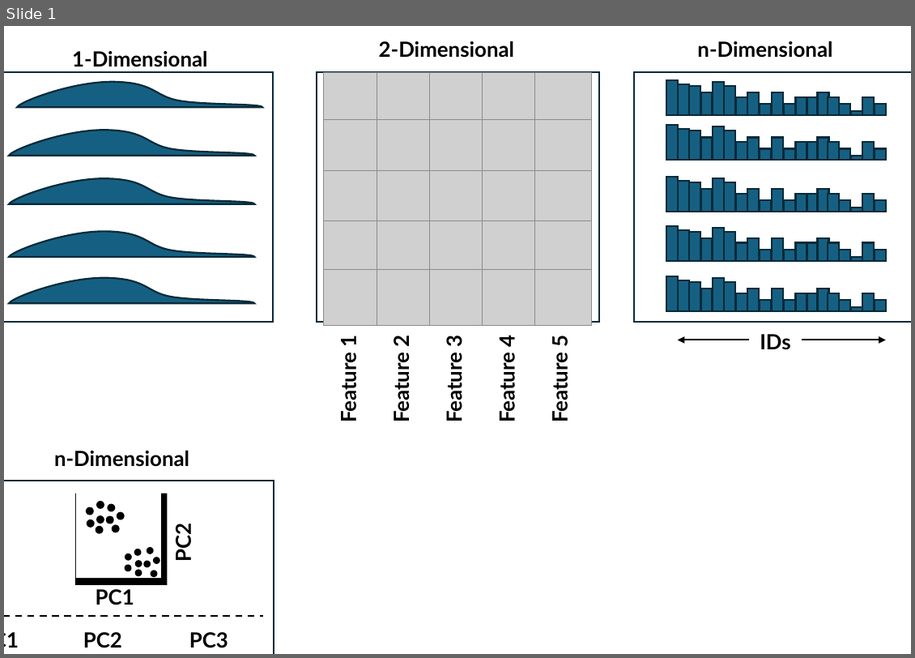
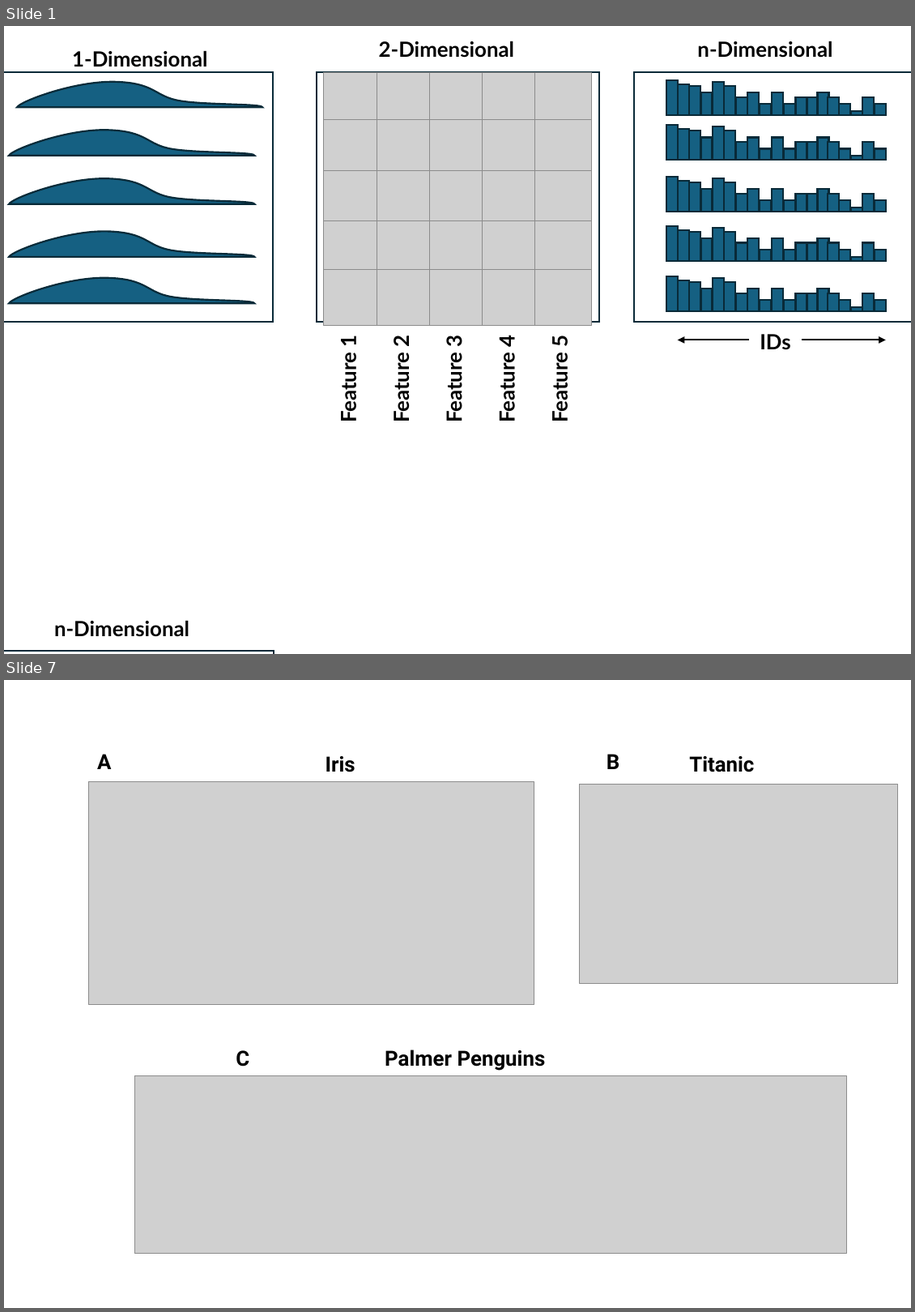
Before and after one commit to selkamand/gg1d, a slide deck: paper/figures.pptx. Shown one above the other, each under a label of ours: slide 1 before the commit, slides 1 and 7 after it; the slides between them are not shown. The pictures are 915x658 and 915x1312 pixels, drawn with LibreOffice and Linux fonts; fonts in the diff are those of the drawing; grey boxes stand for pictures. Boxes give left, top, right and bottom in pixels: in the first picture for what was removed or moved away, otherwise in the second. Text is boxed around its words. In the diff, an @@ line names an element or a change of style, - is before the commit and + after.

```diff
--- a/paper/figures.pptx
+++ b/paper/figures.pptx
@@ slide 7 added at [4,680,911,1308], background #FFFFFF @@
@@ text added at [97,754,111,769], 18 pt, text #000000, bold @@
+A
@@ text added at [326,756,356,772], 18 pt, text #000000, bold @@
+Iris
@@ text added at [607,754,620,769], 18 pt, text #000000, bold @@
+B
@@ text added at [689,756,754,772], 18 pt, text #000000, bold @@
+Titanic
@@ picture added at [88,782,535,1005] @@
@@ picture added at [579,784,898,983] @@
@@ text added at [236,1050,249,1066], 18 pt, text #000000, bold @@
+C
@@ text added at [385,1049,546,1070], 18 pt, text #000000, bold @@
+Palmer Penguins
@@ picture added at [134,1075,846,1253] @@
@@ slide 1 changed as well @@
@@ text "n-Dimensional": place and size @@
-text "n-Dimensional" at [54,450,189,467]
+text "n-Dimensional" at [54,620,189,637]
@@ group removed at [4,493,263,654]: 18 ellipses, 5 texts, 1 rectangle, 1 line @@
-PC2
-PC1
-PC1
-PC2
-PC3
@@ rectangle: place and size @@
-rectangle at [4,481,274,654]
+rectangle at [4,651,274,654]
```
Also in this commit, not shown: 9 other slides added, 36 other files.
